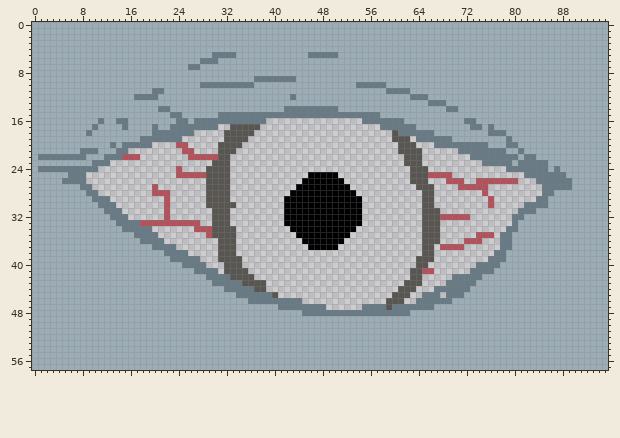
File history of a pixel-art file, sprite/aseprite/eye.aseprite. Above is the file before it was changed.
96x58 pixels, 1 frame.
The same view after the edit:
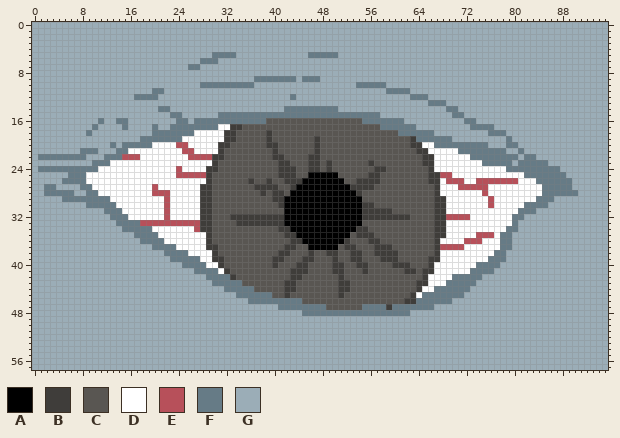
Palette (. is transparent): A #000000  B #3f3d3a  C #595652  D #ffffff  E #b7505a  F #667b86  G #9badb7
From old to new:
layer "white" added
Layers "outline", "colour", "white":
y 9: x 45..47 GGG -> FFF
y 15: x 70..71 GG -> FF
y 16: x 39..54 ................ -> CCCCCCCCCCCCCCCC
y 17: x 31..34 ..CC -> DDBB; x 38..57 .................... -> CCCCCCCCCCCCCCCCCCCC; x 75 G -> F
y 18: x 27..33 .....CC -> DDDDDBB; x 37..59 ....................... -> CCBCCCCCCCCCCCCCCCCCCCC
y 19: x 25..33 .......CC -> DDDDDDDBB; x 36..59 ........................ -> CCCBCCCCCCCBCCCCCCCCCCCC; x 63 . -> B
y 20: x 20..23 .... -> DDDD; x 26..32 .....CC -> DDDDDBB; x 35..60 .......................... -> CCCCBBCCCCCCBCCCCCCCCCCCCC; x 63..66 C... -> BBDD
y 21: x 16..24 ......... -> DDDDDDDDD; x 27..31 ....C -> DDDDB; x 34..60 ........................... -> CCCCCCBCCCCCCBCCCCCCCCCCCCC; x 64..70 C...... -> BBDDDDD
y 22: x 18..25 ........ -> DDDDDDDD; x 30..31 EC -> BB; x 33..61 ............................. -> CCCCCCCBBCCCCBBCCCCCCCCCCCCCC; x 65..72 ........ -> BBDDDDDD
y 23: x 13..30 .................C -> DDDDDDDDDDDDDDDDDB; x 33..61 ............................. -> CCCCCCCCBBCCCBBCBCCCCCCBCCCCC; x 65..74 .......... -> BBDDDDDDDD
y 24: x 11..23 ............. -> DDDDDDDDDDDDD; x 25..30 ....CC -> DDDDBB; x 33..62 .............................. -> CCCCCCCCBBBCCBBCBCCCCCCCBBCCCC; x 66..78 ............. -> BDDDDDDDDDDDD; x 86 G -> F
y 25: x 9..23 ............... -> DDDDDDDDDDDDDDD; x 29 C -> B; x 33..45 ............. -> CCCCCCCCBBBCC; x 51..62 ............ -> CCCCCBBCCCCC; x 66..67 EE -> BB; x 70..81 ............ -> DDDDDDDDDDDD
y 26: x 9..29 ....................C -> DDDDDDDDDDDDDDDDDDDDB; x 33..44 ............ -> CCCBCCBCCBBB; x 52..62 ........... -> CCBBBBCCCCC; x 66..68 ... -> BBD; x 72..73 .. -> DD; x 81..83 ... -> DDD
y 27: x 2..3 GG -> FF; x 10..19 .......... -> DDDDDDDDDD; x 21..29 ........C -> DDDDDDDBB; x 33..43 ........... -> CCCCBBBBCCB; x 53..63 ........... -> BBBBCCCCCCC; x 67..70 .... -> BDDD; x 76..84 ......... -> DDDDDDDDD
y 28: x 2..6 GGGGG -> FFFFF; x 11..19 ......... -> DDDDDDDDD; x 23..29 ......C -> DDDDDBB; x 33..42 .......... -> CCCCCBCBBC; x 54..64 ........... -> BCCCCCCCCCC; x 67..74 ........ -> BDDDDDDD; x 76..84 ......... -> DDDDDDDDD; x 87..90 GGGG -> FFFF
y 29: x 5..9 GGGGG -> FFFFF; x 13..21 ......... -> DDDDDDDDD; x 23..29 ......C -> DDDDDBB; x 33..41 ......... -> CCCCCCCBB; x 55..64 .......... -> CCCCCCCCCC; x 67..75 ......... -> BBDDDDDDD; x 77..83 ....... -> DDDDDDD; x 86 G -> F
y 30: x 9..10 GG -> FF; x 14..21 ........ -> DDDDDDDD; x 23..29 ......C -> DDDDDBB; x 34..41 ........ -> CCCCCCCB; x 55..64 .......... -> BBCCCCCCCC; x 67..75 ......... -> BBDDDDDDD; x 77..81 ..... -> DDDDD
y 31: x 15..21 ....... -> DDDDDDD; x 23..29 ....... -> DDDDDBB; x 33..41 ......... -> CCCCCCCCC; x 55..64 .......... -> BBBBBCCCCC; x 67..80 C............. -> BBDDDDDDDDDDDD
y 32: x 16..21 ...... -> DDDDDD; x 23..29 ....... -> DDDDDBB; x 33..41 ......... -> BBBBBBBBB; x 55..64 .......... -> BBBBBBBBCC; x 67..68 CE -> BB; x 73..79 ....... -> DDDDDDD
y 33: x 28..29 .. -> BB; x 33..41 ......... -> CBBBBBBBB; x 55..64 .......... -> CCCCCCCCCC; x 67..79 C............ -> BBDDDDDDDDDDD
y 34: x 20..26 ....... -> DDDDDDD; x 28..29 EE -> BB; x 34..42 ......... -> CCCCCCCBB; x 54..64 ........... -> BBCCCCCCCCC; x 67..78 C........... -> BBDDDDDDDDDD
y 35: x 21..29 ........E -> DDDDDDDDB; x 34..43 .......... -> CCCCCCCCBB; x 53..64 ............ -> CBBBCCCCCCCC; x 67..73 C...... -> BBDDDDD; x 77 . -> D
y 36: x 22..30 ......... -> DDDDDDDBC; x 34..44 ........... -> CCCCCCCCCBB; x 52..64 ............. -> BCCCBBCCCCCCC; x 67..71 C.... -> BDDDD; x 75..77 ... -> DDD
y 37: x 24..30 ....... -> DDDDDBB; x 34..45 ............ -> CCCCCCCCBBCC; x 51..64 .............. -> CBBCCCBBBCCCCC; x 67 . -> B; x 72..77 ...... -> DDDDDD
y 38: x 26..30 ..... -> DDDDB; x 34..64 ............................... -> CCCCCCCBBCCCBCCBBCCBBCCBBBBCCCC; x 67..76 .......... -> BDDDDDDDDD
y 39: x 28..31 ...C -> DDBB; x 35..63 ............................. -> CCCCCBBCCCBBCCCBCCBBCCCBBBCCC; x 66..75 C......... -> BBDDDDDDDD
y 40: x 29..31 ... -> DDB; x 35..63 ............................. -> CCCCCBCCCBBCCCCBBCCBBCCCCBBBC; x 66..73 ........ -> BDDDDDDD
y 41: x 31..32 .C -> DB; x 36..63 ...........................C -> CCCCCCCBBBCCCCBBCCCBCCCCCCBB; x 65..72 EE...... -> BBDDDDDD
y 42: x 33 C -> B; x 37..62 .......................... -> CCCCCCBBCCCCCCBCCCCCCCCCCC; x 65..69 ..... -> BDDDD
y 43: x 39..61 ....................... -> CCCBBCCCCCCCBBCCCCCCCCC; x 64..68 C.... -> BBDDD
y 44: x 39..60 ...................... -> CCCBBCCCCCCCBBCCCCCCCC; x 64..66 ... -> BDD
y 45: x 41..59 ................... -> CBCCCCCCCCBCCCCCCCC; x 63..64 .. -> BD; x 68 . -> F
y 46: x 45..58 .............. -> CCCCCCCCCCCCCC; x 62..63 .. -> BB
y 47: x 49..54 ...... -> CCCCCC; x 59 C -> B
Where, in picture pixels (left, top, right, bottom), the same in both pictures:
changed: (302, 76, 320, 82)
changed: (44, 112, 578, 310)
